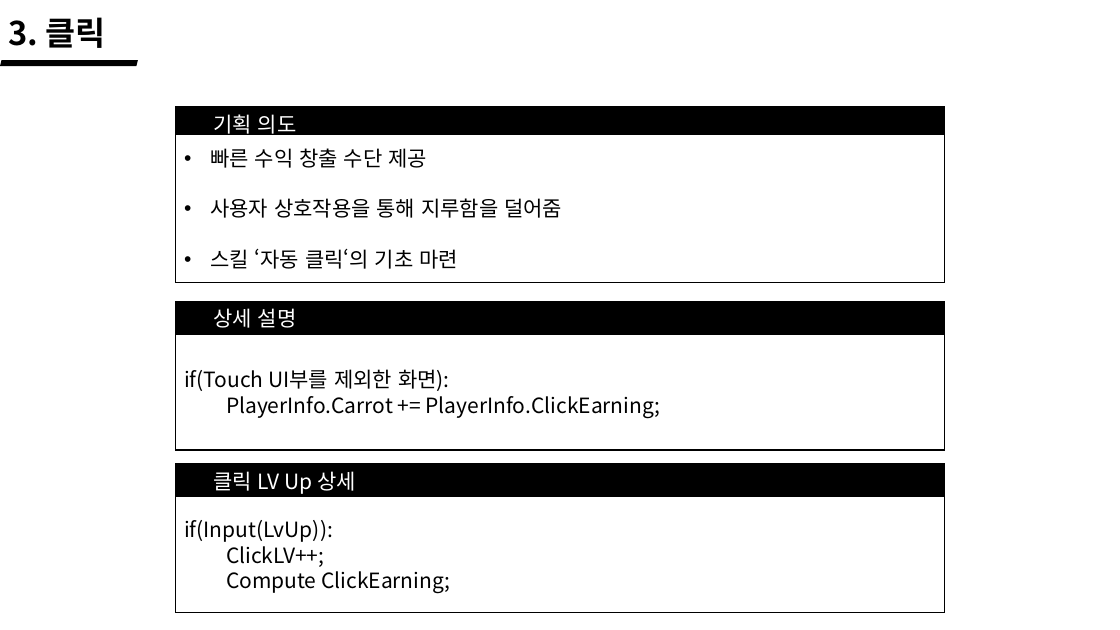
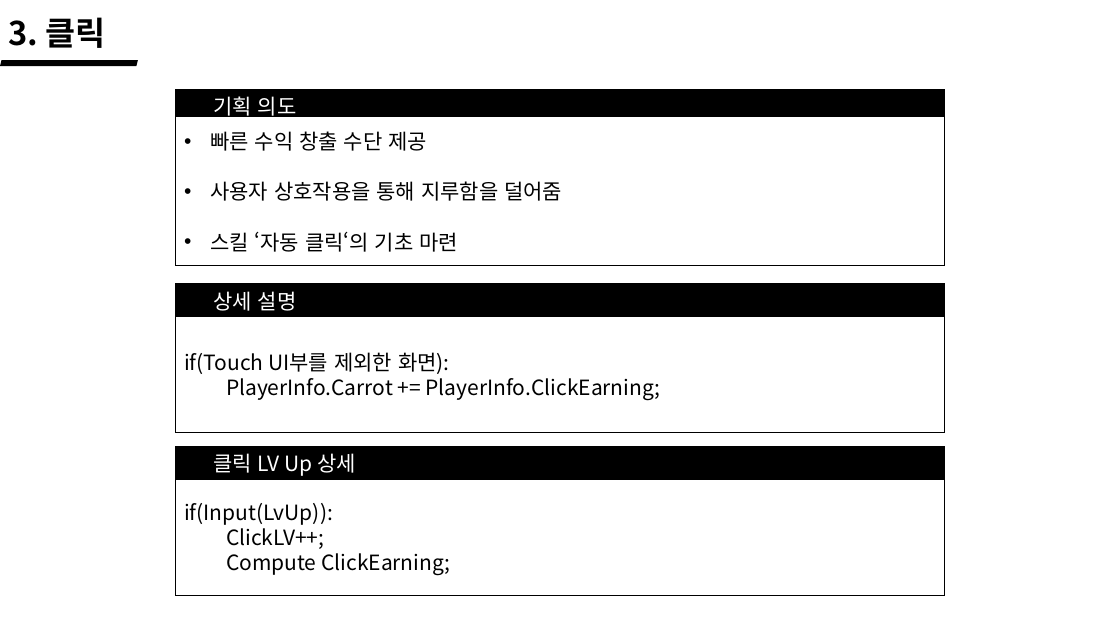
Before and after one commit to wlrud753/CarryCarrot, a slide deck: slide 13 of 기획서/당근키우기 시스템.pptx (slide 14 before the commit). Drawn at 1120x630 pixels with LibreOffice and Linux fonts; fonts in the diff are those of the drawing. Boxes give left, top, right and bottom in pixels: in the first picture for what was removed or moved away, otherwise in the second. Text is boxed around its words. In the diff, an @@ line names an element or a change of style, - is before the commit and + after.

```diff
--- a/기획서/당근키우기 시스템.pptx
+++ b/기획서/당근키우기 시스템.pptx
@@ 5 rectangles, 2 texts: place and size @@
-5 rectangles, 2 texts at [176,107,944,613]
+5 rectangles, 2 texts at [176,90,944,596]
@@ rectangle: place and size @@
-rectangle at [176,302,944,450]
+rectangle at [176,284,944,433]
@@ text "상세 설명": place and size @@
-text "상세 설명" at [213,308,297,328]
+text "상세 설명" at [213,291,297,311]
```
Also in this commit, not shown: 5 other slides changed, 3 slides added, 1 slide removed.
